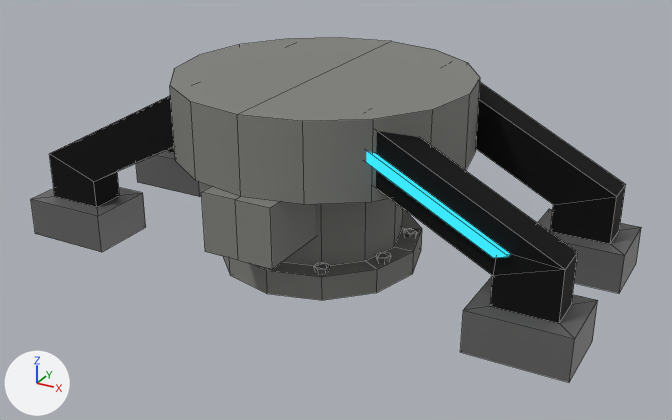
What one commit did to the Blender file assets/models/buildings/well_pump.blend.
One viewpoint serves both versions: a 50 mm camera at (2.6, -4.54, 2.58) aimed at (0.11, -0.02, 0.31). The lights are fixed; the arrows at lower left show +X, +Y and +Z. Mesh edges are drawn as thin lines.
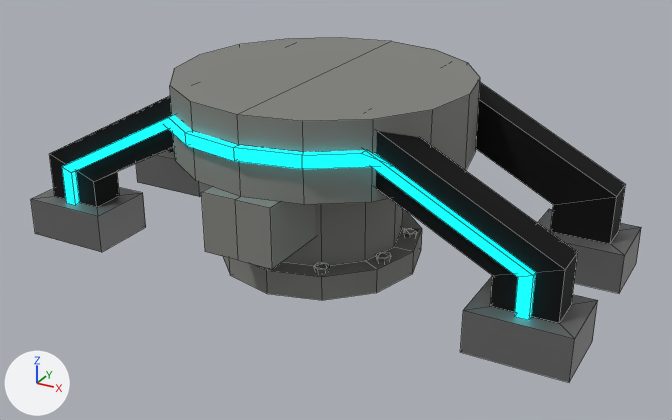
Commit message: improved well pump model

What differs and where, as boxes [x1, y1, x2, y2] in the pictures (672 x 420 px; the box of a moved part takes in the faces that stretch with it):
'Cylinder.001', recoloured, reshaped, modifiers changed
    before: [366, 151, 510, 258]
    after: [62, 120, 536, 320]
'Cylinder.002', added
    after: [164, 115, 391, 169]
part 1 of me_cylinder_001, moved or reshaped
    both: [376, 131, 565, 323]

The change, as a list of edits to the scene's bpy script:
```text
Change mat_material_001:
    mat_material_001: emission_material('Material.001') -> principled_material('Material.001')
    mat_material_001.base_color: (0.0448, 0.809, 1.0) -> (0.0, 0.0, 0.0)  # cyan #3ce8ff -> black #000000
    add mat_material_001.emission_color = (0.0, 0.906, 1.0)  # cyan #00f4ff
    add mat_material_001.emission_strength = 2.0
Change me_cylinder_001:
    where me_cylinder_001.from_pydata(...)  # 265 vertices, 245 faces; spans x -1.76..1.76, y -0.89..0.95, z 0.0..1.13
    used by ob_cylinder; location = (0.0, 0.0, 0.0)
    verts and faces of me_cylinder_001; kept vertices keep their numbers, new ones are numbered from 265
    before: 19 (1.3, -0.56, 0.24) at pixel (490, 306), 23 (1.65, -0.56, 0.24) at pixel (559, 323), 42 (1.31, -0.56, 0.53), 45 (1.38, -0.56, 0.56) at pixel (510, 253), 50 (0.45, -0.56, 0.98)
    before: 53 (0.53, -0.56, 1.01), 259 (1.65, -0.56, 0.54) at pixel (565, 269), 260 (1.3, -0.56, 0.42) at pixel (492, 275), 263 (0.53, -0.6, 1.01), 264 (0.45, -0.6, 0.98)
    me_cylinder_001 part 1
    add delete_vertices([263, 264])  # with the faces that use them
    add delete_faces([(19, 23, 259, 260), (42, 260, 259, 45)])
    add verts[42] = (1.44, -0.56, 0.46)  # moved
    add verts[45] = (1.52, -0.56, 0.49)  # moved, pixel (535, 272)
    add verts[265] = (1.44, -0.56, 0.24)
    add verts[266] = (1.52, -0.56, 0.24)  # pixel (531, 316)
    add verts[267] = (1.52, -0.6, 0.24)  # pixel (528, 320)
    add verts[268] = (1.44, -0.6, 0.24)  # pixel (514, 316)
    add faces += [(19, 23, 266, 265), (23, 259, 45, 266), (19, 265, 42, 260), (265, 266, 267, 268)]  # mat_material (black #000000)
Change me_cylinder_002:
    used by ob_cylinder_001; location = (0.0, 0.0, 0.0)
    remove me_cylinder_002.from_pydata(...)  # 8 vertices, 4 faces; spans x 0.455..1.385, y -0.597..-0.562, z 0.531..1.005
    add me_cylinder_002.from_pydata(...)  # 24 vertices, 14 faces; spans x 0.455..1.515, y -0.602..0.711, z 0.242..1.005
    me_cylinder_002 part 2
    6 vertices are removed from x 0.455..1.385, y -0.597..-0.562, z 0.531..1.005
    4 faces are deleted
    12 vertices are added at x 0.455..1.515, y -0.602..0.671, z 0.242..1.005
    10 new vertices lie (0.0, 0.04, 0.0) away from vertices in x 0.455..1.515, y -0.602..0.671, z 0.242..1.005
    14 new faces join them
Add me_cylinder:
    me_cylinder.from_pydata(...)  # 26 vertices, 14 faces; spans x 0.0..0.74, y -0.89..0.99, z 0.89..0.97
    me_cylinder.materials.append(mat_material_001)  # black #000000
Change ob_cylinder_001:
    add _m = ob_cylinder_001.modifiers.new('Mirror', 'MIRROR')
Add ob_cylinder_002:
    ob_cylinder_002 = bpy.data.objects.new('Cylinder.002', me_cylinder)
    ob_cylinder_002.location = (0.0, 0.0, 0.0)
    _m = ob_cylinder_002.modifiers.new('Mirror', 'MIRROR')
```
